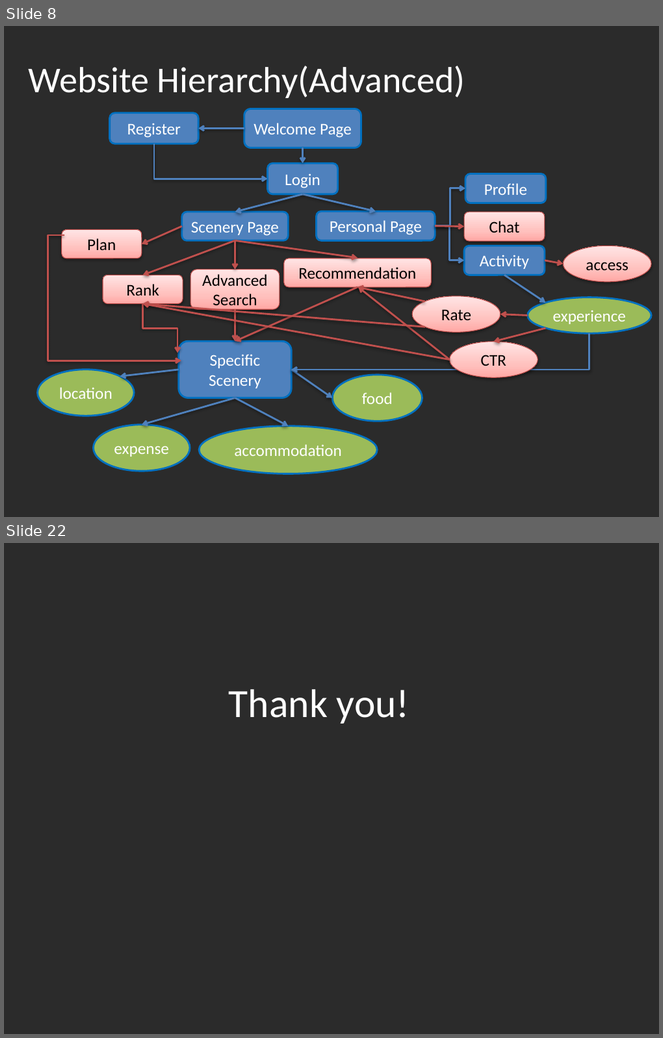
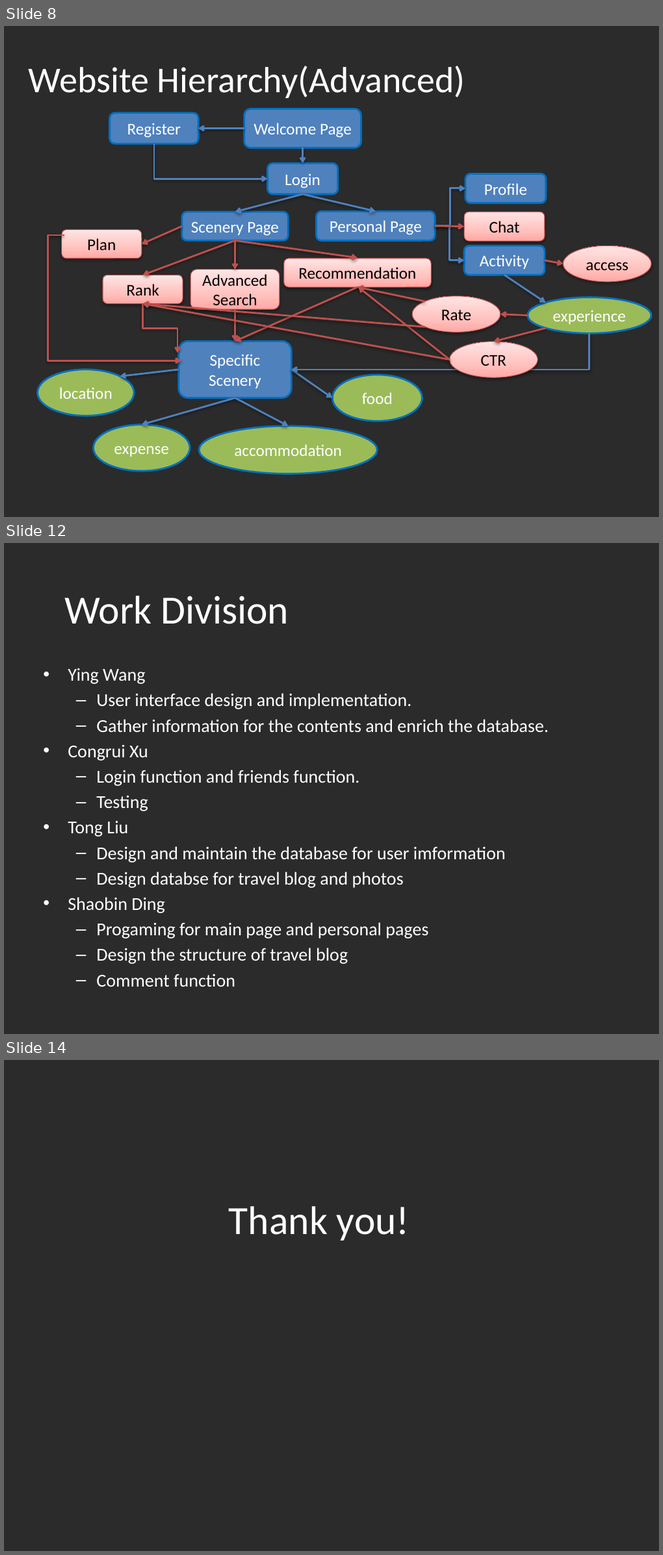
Before and after one commit to fighteriris/512_Final, a slide deck: 512副本.pptx. Shown one above the other, each under a label of ours: slides 8 and 22 before the commit, slides 8, 12 and 14 after it; the slides between them are not shown. The pictures are 663x1038 and 663x1555 pixels, drawn with LibreOffice and Linux fonts; fonts in the diff are those of the drawing; background and template pictures are left out; a plain dark background stands for a picture behind light text. Boxes give left, top, right and bottom in pixels: in the first picture for what was removed or moved away, otherwise in the second. Text is boxed around its words. In the diff, an @@ line names an element or a change of style, - is before the commit and + after.

```diff
--- a/512副本.pptx
+++ b/512副本.pptx
@@ slide 12 added at <box>4,543,659,1034</box>, background picture (left out) @@
@@ title added at <box>64,596,289,624</box>, 44 pt, text #FFFFFF @@
+Work Division
@@ text added at <box>68,668,549,987</box>, 20 pt, text #FFFFFF @@
+• Ying Wang
+  – User interface design and implementation.
+  – Gather information for the contents and enrich the database.
+• Congrui Xu
+  – Login function and friends function.
+  – Testing
+• Tong Liu
+  – Design and maintain the database for user imformation
+  – Design databse for travel blog and photos
+• Shaobin Ding
+  – Progaming for main page and personal pages
+  – Design the structure of travel blog
+  – Comment function
@@ what was slide 22 is now slide 14 @@
```
Also in this commit, not shown: 1 slide changed, 3 other slides added, 12 slides removed.
